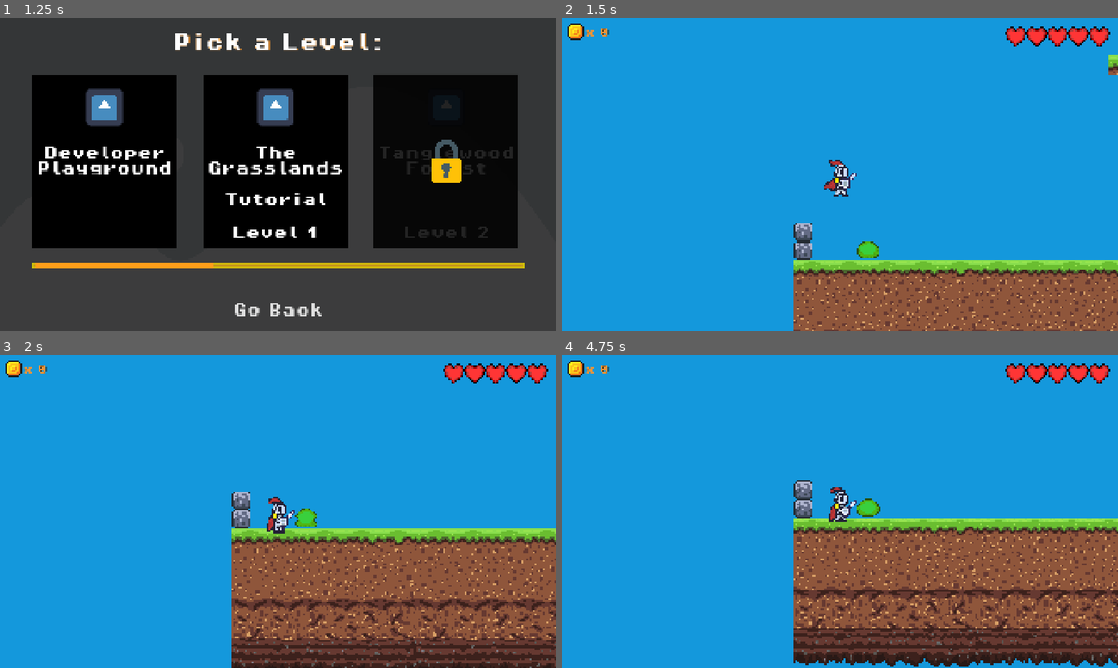
Above: before the commit, frames 1-4 (two rows, left to right).
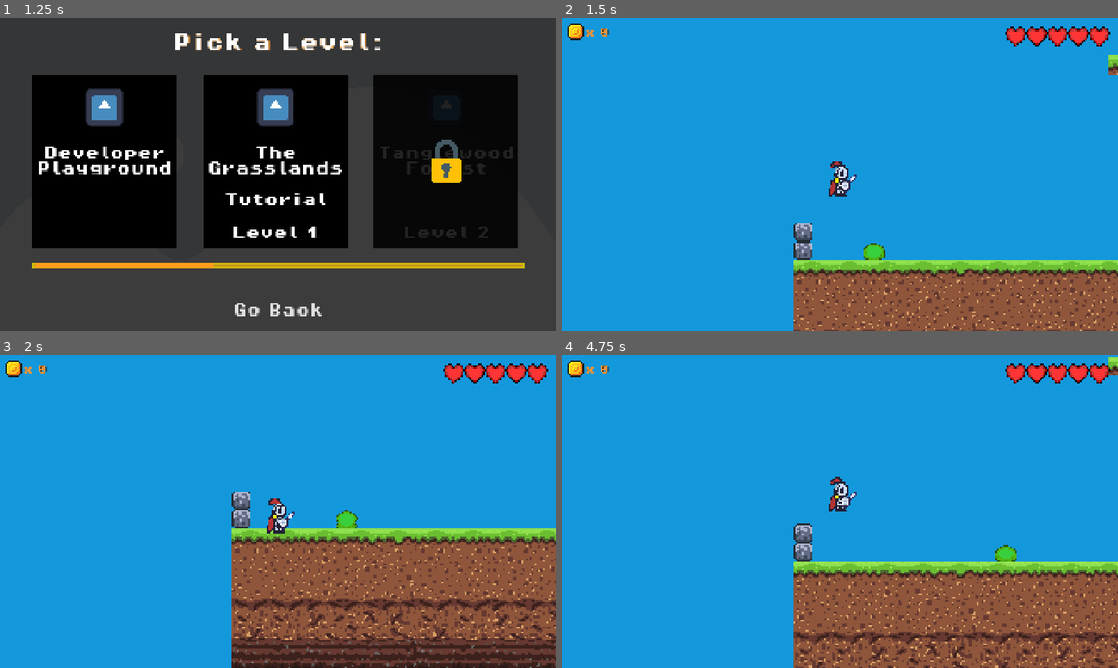
Above: after the commit, the same moments.

Repository: MarcusFDev/2d-action-rpg
Game: Godot game, scene res://scenes/ui/main_menu.tscn
Two runs of this game, one before a commit and one after it. Both use one fixed random seed, a clock stepped at 60 frames per second and the inputs below. The engine's default icon, where the game draws it, is replaced by a stand-in: a white triangle on a blue panel in a dark square.
Inputs:
- Up to frame 1 (1.25 s): click "Play" at 0.5 s
- Up to frame 2 (1.5 s): click "Developer Playground" at 1.25 s
- Up to frame 3 (2 s): no input
- Up to frame 4 (4.75 s): tap Space (jump) at 2.1, 2.27, 2.57, 2.85, 3.02, 3.32, 3.6, 4.35, 4.52 s; hold A (move_left) 3.53-4.28 s

Frame 1 is identical in both runs. In frame 2, 0.4% of the frame differs, in the area x 47-59%, y 45-78%; in frame 3, 0.5%; in frame 4, 23%, in the area x 41-100%, y 0-100%.

Commit message:
Add: Wired up Slime & Player scripts to use MoveState script.

Diff:
--- a/game/scenes/enemies/slime.tscn
+++ b/game/scenes/enemies/slime.tscn
@@ -422,16 +422,12 @@
 position = Vector2(0, 6)
 target_position = Vector2(-13, 0)
 
-[node name="Animations" type="AnimatedSprite2D" parent="." node_paths=PackedStringArray("slime_idle", "slime_fall")]
+[node name="Animations" type="AnimatedSprite2D" parent="."]
 position = Vector2(4.76837e-07, -4)
 scale = Vector2(0.671875, 0.671875)
 sprite_frames = SubResource("SpriteFrames_a1j1j")
 animation = &"slime_take_damage"
 autoplay = "slime_idle"
-script = ExtResource("5_w3amv")
-slime_idle = NodePath("../StateMachine/IdleState")
-slime_fall = NodePath("../StateMachine/SlimeFall")
-animation_name = "slime_attack"
 
 [node name="EnemyDamageZone" parent="." instance=ExtResource("2_68p8s")]
 position = Vector2(0, -0.5)
@@ -446,36 +442,37 @@
 
 [node name="StateMachine" type="Node" parent="." node_paths=PackedStringArray("starting_state")]
 script = ExtResource("4_v083o")
-starting_state = NodePath("SlimePatrol")
+starting_state = NodePath("PatrolState")
 
 [node name="IdleState" type="Node" parent="StateMachine" node_paths=PackedStringArray("next_state")]
 script = ExtResource("11_tvrjd")
 use_idle_timer = true
-next_state = NodePath("../SlimePatrol")
+next_state = NodePath("../PatrolState")
 
 [node name="SlimeIdle" type="Node" parent="StateMachine"]
 script = ExtResource("6_fd6lc")
 
-[node name="PatrolState" type="Node" parent="StateMachine"]
+[node name="PatrolState" type="Node" parent="StateMachine" node_paths=PackedStringArray("fall_state", "idle_state")]
 script = ExtResource("13_nx7r3")
-
-[node name="SlimePatrol" type="Node" parent="StateMachine" node_paths=PackedStringArray("slime_idle", "slime_fall")]
+move_animation = "slime_patrol"
+fall_state = NodePath("../SlimeFall")
+idle_state = NodePath("../IdleState")
+use_idle_timer = true
+raycast_right_path = NodePath("../../RayCastRight")
+raycast_left_path = NodePath("../../RayCastLeft")
+
+[node name="SlimePatrol" type="Node" parent="StateMachine"]
 script = ExtResource("5_w3amv")
-slime_idle = NodePath("../IdleState")
-slime_fall = NodePath("../SlimeFall")
-animation_name = "slime_patrol"
 
 [node name="SlimeAttack" type="Node" parent="StateMachine" node_paths=PackedStringArray("slime_idle")]
 script = ExtResource("8_vnioy")
 slime_idle = NodePath("../IdleState")
-animation_name = "slime_attack"
 
 [node name="AttackTimer" type="Timer" parent="StateMachine/SlimeAttack"]
 
 [node name="SlimeFall" type="Node" parent="StateMachine" node_paths=PackedStringArray("slime_patrol")]
 script = ExtResource("7_gstla")
-slime_patrol = NodePath("../SlimePatrol")
-animation_name = "slime_fall"
+slime_patrol = NodePath("../PatrolState")
 
 [node name="SlimeTakeDamage" type="Node" parent="StateMachine"]
 script = ExtResource("14_wbf5k")
--- a/game/scenes/player/player.tscn
+++ b/game/scenes/player/player.tscn
@@ -17,6 +17,7 @@
 [ext_resource type="Script" uid="uid://bx46domvi6xu4" path="res://scripts/states/player_states/player_take_damage.gd" id="8_smehm"]
 [ext_resource type="Script" uid="uid://caqbivosmm5lo" path="res://scripts/states/player_states/player_death.gd" id="9_5gtgg"]
 [ext_resource type="Script" uid="uid://ct14p13yajhmc" path="res://scripts/states/idle_state.gd" id="11_lgqa7"]
+[ext_resource type="Script" uid="uid://dl4e74spycbcb" path="res://scripts/states/move_state.gd" id="13_8ydkj"]
 [ext_resource type="Script" uid="uid://cieubtfucf8q5" path="res://scripts/states/player_states/player_heal.gd" id="17_uf5tr"]
 [ext_resource type="Script" uid="uid://bggrehmnomedp" path="res://scripts/states/player_states/player_attack_1.gd" id="18_lgqa7"]
 
@@ -438,39 +439,35 @@
 [node name="PlayerIdle" type="Node" parent="StateMachine"]
 script = ExtResource("4_dqkch")
 
+[node name="MoveState" type="Node" parent="StateMachine"]
+script = ExtResource("13_8ydkj")
+use_internal_logic = false
+move_animation = "move"
+move_speed = 120.0
+
+[node name="PlayerMove" type="Node" parent="StateMachine"]
+script = ExtResource("7_smehm")
+
 [node name="PlayerJump" type="Node" parent="StateMachine" node_paths=PackedStringArray("fall", "idle", "move")]
 script = ExtResource("5_qlg0r")
 fall = NodePath("../PlayerFall")
 idle = NodePath("../IdleState")
-move = NodePath("../PlayerMove")
-animation_name = "jump"
+move = NodePath("../MoveState")
 
 [node name="PlayerFall" type="Node" parent="StateMachine" node_paths=PackedStringArray("move", "idle")]
 script = ExtResource("6_fjrip")
-move = NodePath("../PlayerMove")
+move = NodePath("../MoveState")
 idle = NodePath("../IdleState")
-animation_name = "fall"
-
-[node name="PlayerMove" type="Node" parent="StateMachine" node_paths=PackedStringArray("jump", "fall", "idle")]
-script = ExtResource("7_smehm")
-jump = NodePath("../PlayerJump")
-fall = NodePath("../PlayerFall")
-idle = NodePath("../IdleState")
-animation_name = "move"
-move_speed = 150.0
 
 [node name="PlayerTakeDamage" type="Node" parent="StateMachine"]
 script = ExtResource("8_smehm")
-animation_name = "take_damage"
 
 [node name="PlayerDeath" type="Node" parent="StateMachine"]
 script = ExtResource("9_5gtgg")
-animation_name = "death"
 
 [node name="PlayerHeal" type="Node" parent="StateMachine" node_paths=PackedStringArray("idle")]
 script = ExtResource("17_uf5tr")
 idle = NodePath("../IdleState")
-animation_name = "heal"
 
 [node name="PlayerHealTimer" type="Timer" parent="StateMachine/PlayerHeal"]
 wait_time = 0.7
--- a/game/scripts/enemies/slime.gd
+++ b/game/scripts/enemies/slime.gd
@@ -5,20 +5,35 @@
 @onready var ray_cast_right: RayCast2D = $RayCastRight
 @onready var ray_cast_left: RayCast2D = $RayCastLeft
 @onready var idle_state: IdleState = $StateMachine/IdleState
+@onready var patrol_state: MoveState = $StateMachine/PatrolState
+@onready var fall_state: State = $StateMachine/SlimeFall
 
 @export var damage: int = 1
+
+var patrol_direction: int = 1
 
 func _ready() -> void:
 	_setup_states()
 	state_machine.init(self, animations)
+	call_deferred("_post_ready_check")
+
+func _post_ready_check():
+	if not is_on_floor():
+		state_machine.change_state(fall_state)
 
 func _setup_states():
 	_idle_state()
+	_patrol_state()
 
 func _idle_state():
 	idle_state.enter_callback = func():
 		idle_state.set_direction()
 		animations.play("slime_idle")
+
+func _patrol_state():
+	patrol_state.enter_callback = func():
+		animations.flip_h = patrol_state.direction < 0
+
 
 func _process(delta: float) -> void:
 	state_machine.process_frame(delta)
--- a/game/scripts/player/player.gd
+++ b/game/scripts/player/player.gd
@@ -8,7 +8,7 @@
 @onready var game_over_timer: Timer = $GameOverDelayTimer
 
 @onready var idle_state: IdleState = $StateMachine/IdleState
-@onready var move_state: State = $StateMachine/PlayerMove
+@onready var move_state: MoveState = $StateMachine/MoveState
 @onready var jump_state: State = $StateMachine/PlayerJump
 @onready var fall_state: State = $StateMachine/PlayerFall
 
@@ -37,6 +37,7 @@
 
 func _setup_states():
 	_idle_state()
+	_move_state()
 
 func _idle_state():
 	idle_state.handle_input = func(event):
@@ -57,6 +58,35 @@
 
 	idle_state.enter_callback = func():
 		animations.play("idle")
+
+func _move_state():
+
+	move_state.handle_input = func(event): return null
+
+	move_state.handle_physics = func(delta):
+		if not is_on_floor():
+			return fall_state
+
+		velocity.y += move_state.gravity * delta
+
+		var input_direction: float = Input.get_axis("move_left", "move_right")
+		var movement: float = input_direction * move_state.move_speed
+
+		if movement == 0:
+			return idle_state
+
+		animations.flip_h = movement < 0
+		velocity.x = movement
+
+		if Input.is_action_just_pressed("jump") and is_on_floor():
+			velocity.y = -300  # or use a property if you want to export it
+			return jump_state
+
+		move_and_slide()
+		return null
+
+	move_state.enter_callback = func():
+		animations.play("move")
 
 func _unhandled_input(event: InputEvent) -> void:
 	state_machine.process_input(event)
Not shown: 1 places in game/scenes/player/player.tscn that only renumber resources
